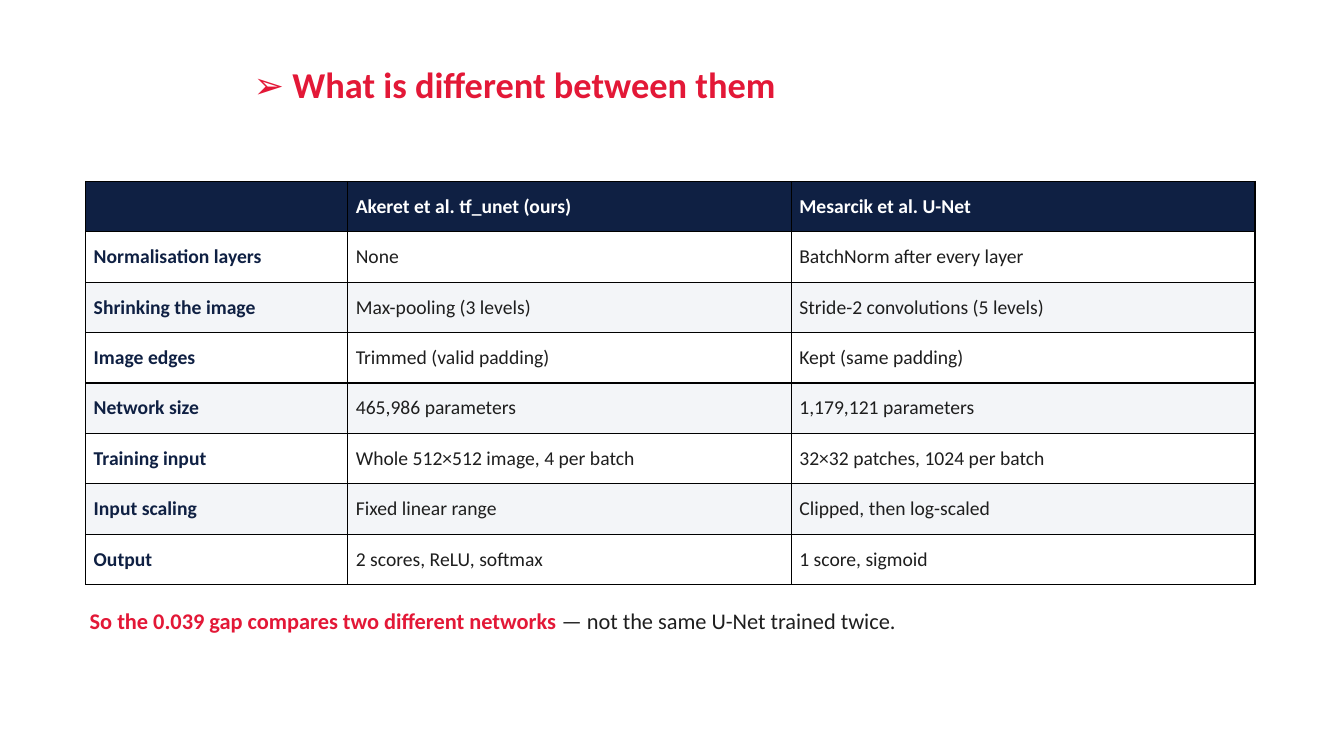
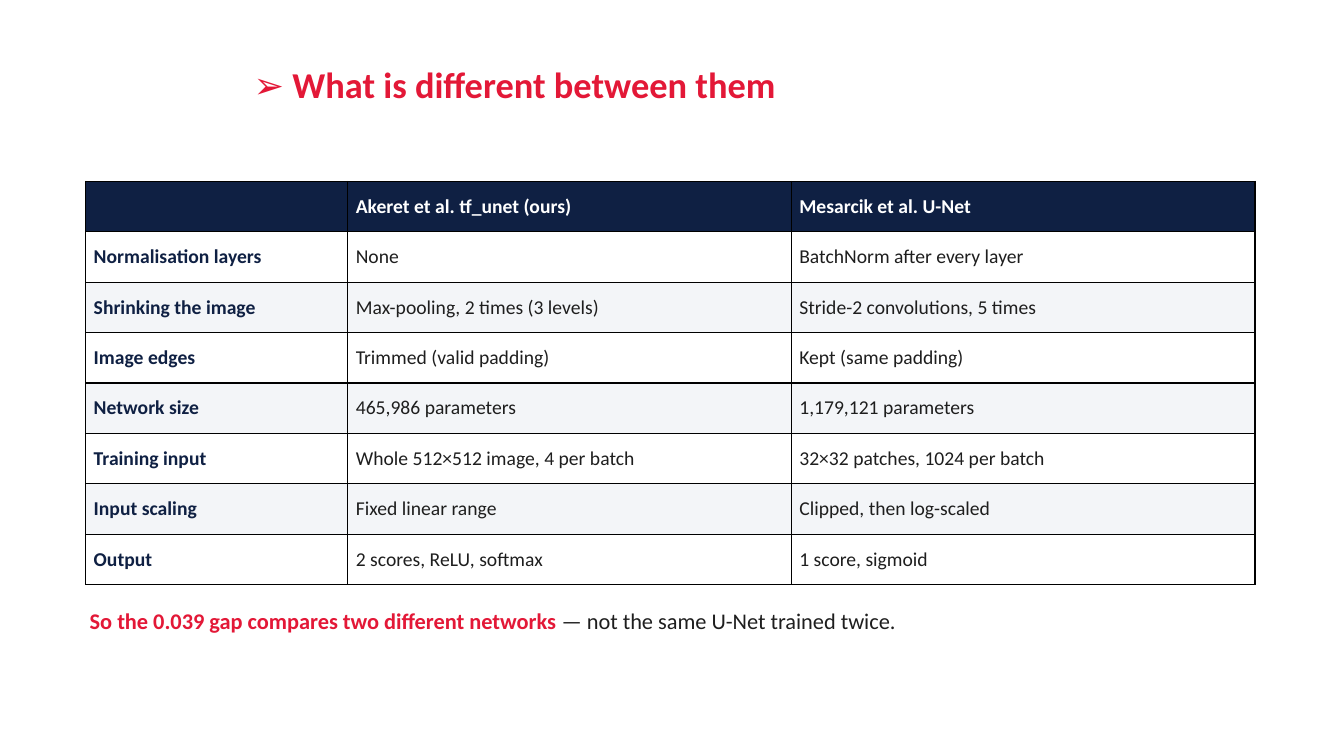
Before and after one commit to RonakSinghRaina/MP, a slide deck: slide 4 of Weekly_Report_Hybrid_DiL_Lab.pptx. Drawn at 1344x756 pixels with LibreOffice and Linux fonts; fonts in the diff are those of the drawing; background and template pictures are left out. Boxes give left, top, right and bottom in pixels: in the first picture for what was removed or moved away, otherwise in the second. Text is boxed around its words. In the diff, an @@ line names an element or a change of style, - is before the commit and + after.

```diff
--- a/Weekly_Report_Hybrid_DiL_Lab.pptx
+++ b/Weekly_Report_Hybrid_DiL_Lab.pptx
@@ table at (x1=86, y1=181, x2=1255, y2=585) @@
-row 3, column 2: Max-pooling (3 levels)
+row 3, column 2: Max-pooling, 2 times (3 levels)
-row 3, column 3: Stride-2 convolutions (5 levels)
+row 3, column 3: Stride-2 convolutions, 5 times
```
Also in this commit, not shown: 8 other slides changed, 3 other files.
